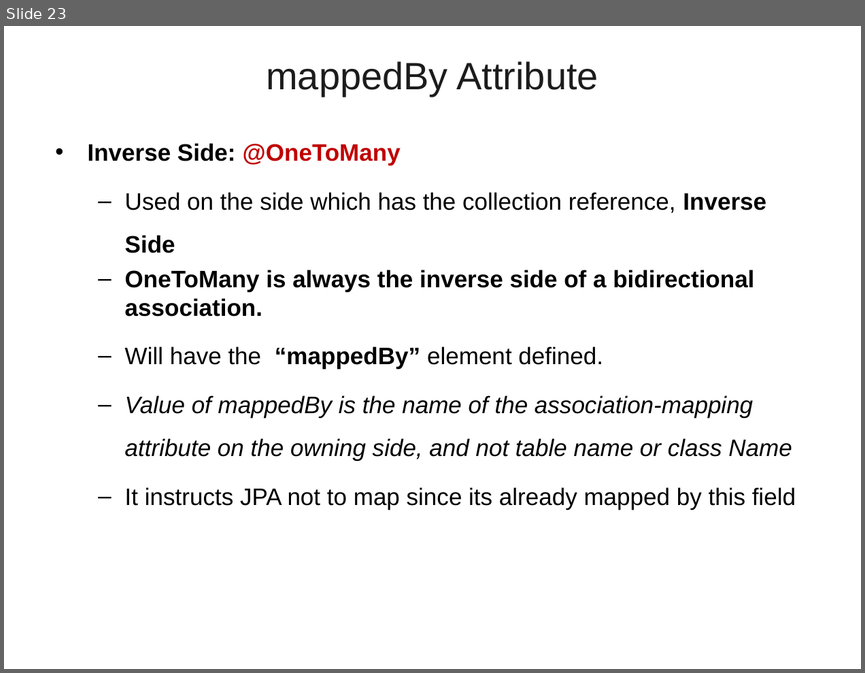
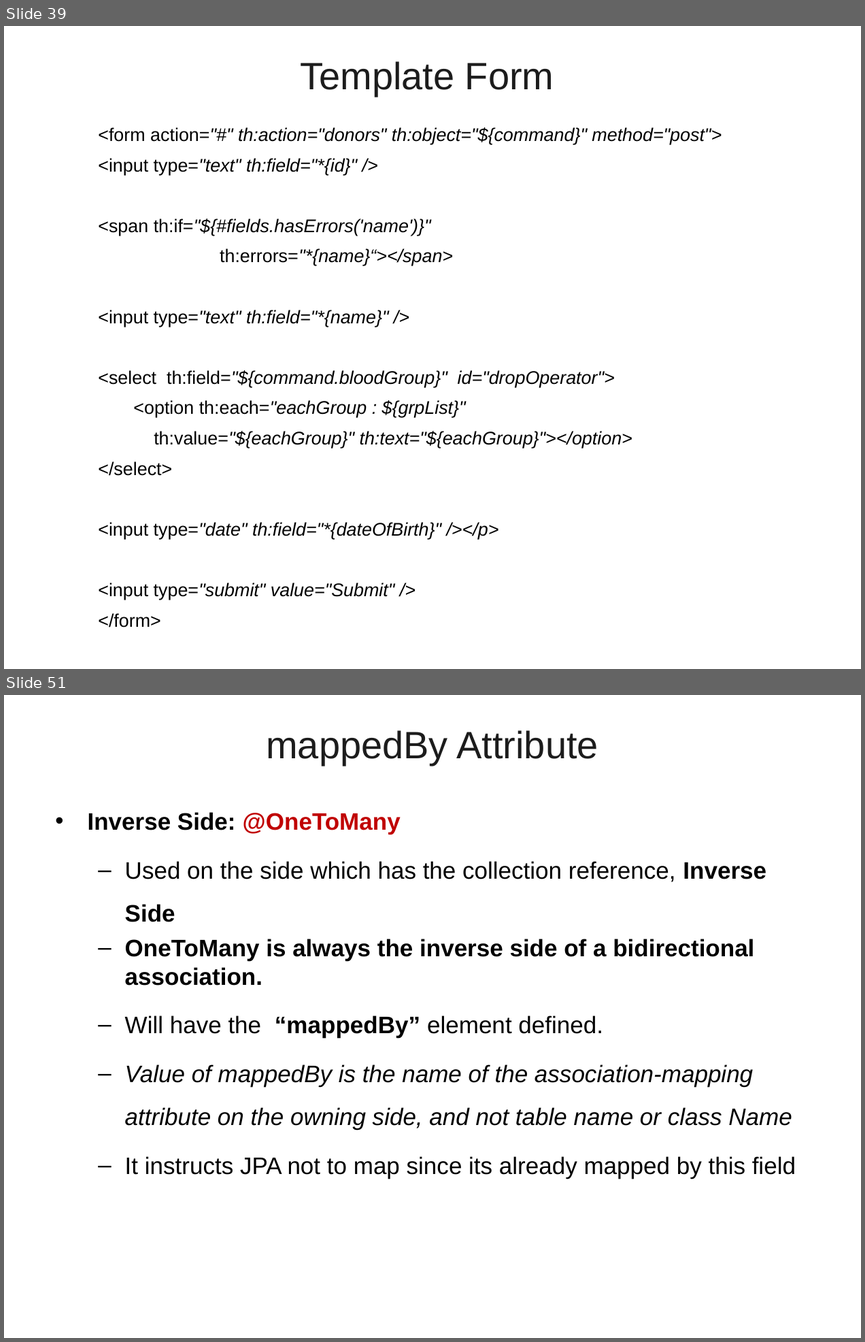
Before and after one commit to vatsanTraining/training_july_2023, a slide deck: Spring_JPA_Bajaj_Module02.ppt. Shown one above the other, each under a label of ours: slide 23 before the commit, slides 39 and 51 after it; the slides between them are not shown. The pictures are 865x673 and 865x1342 pixels, drawn with LibreOffice and Linux fonts; fonts in the diff are those of the drawing; background and template pictures are left out. Boxes give left, top, right and bottom in pixels: in the first picture for what was removed or moved away, otherwise in the second. Text is boxed around its words. In the diff, an @@ line names an element or a change of style, - is before the commit and + after.

```diff
--- a/Spring_JPA_Bajaj_Module02.ppt
+++ b/Spring_JPA_Bajaj_Module02.ppt
@@ slide 39 added at box(4, 26, 861, 669), background picture (left out) @@
@@ title added at box(300, 61, 554, 97), 32 pt, text #1C1C1C @@
+Template Form
@@ text added at box(98, 127, 721, 599), 15.4 pt, text #000000, italic @@
+  <form action="#" th:action="donors" th:object="${command}" method="post">
+  <input type="text" th:field="*{id}" />
+  <span th:if="${#fields.hasErrors('name')}"
+  th:errors="*{name}“></span>
+  <input type="text" th:field="*{name}" />
+  <select th:field="${command.bloodGroup}" id="dropOperator">
+  <option th:each="eachGroup : ${grpList}"
+  th:value="${eachGroup}" th:text="${eachGroup}"></option>
+  </select>
+  <input type="date" th:field="*{dateOfBirth}" /></p>
+  <input type="submit" value="Submit" />
+  </form>
@@ what was slide 23 is now slide 51 @@
```
Also in this commit, not shown: 27 other slides added.
